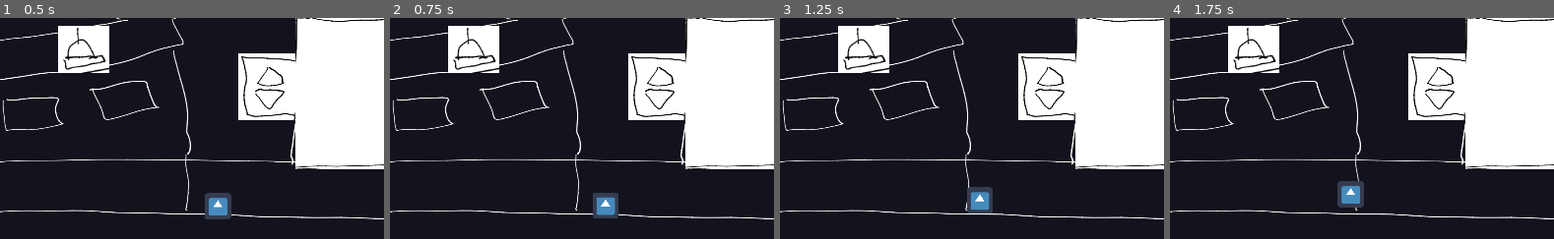
Above: before the commit, frames 1-4 (left to right).
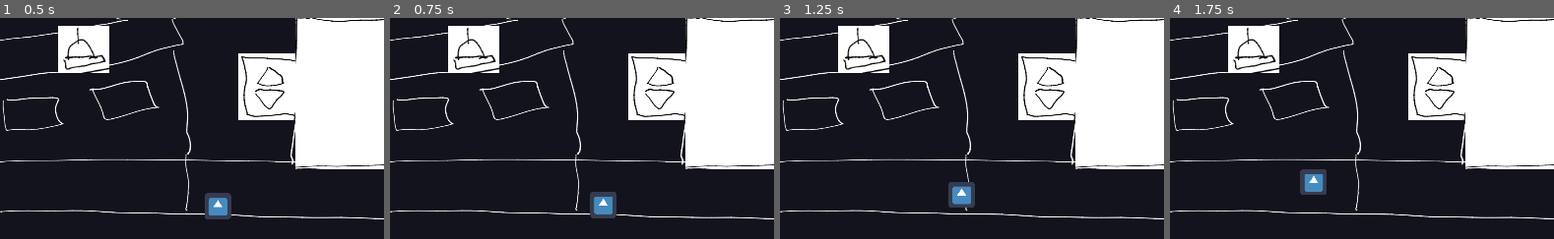
Above: after the commit, the same moments.

Repository: chippmann/dampfmechanische-einstellung
Game: Godot game, scene res://stages/00_Prologue.tscn
The game is run twice, just before and just after one commit, with the same random seed, the same clock (stepped at 60 frames per second) and the same inputs. The engine's default icon, where the game draws it, is replaced by a stand-in: a white triangle on a blue panel in a dark square. Sound files missing from this copy of the repository are replaced by a short silence.
Inputs (mouse positions are % of the whole screen's width and height, from its top left):
- Up to frame 1 (0.5 s): no input
- Up to frame 2 (0.75 s): click (38, 18) at 0.5 s
- Up to frame 3 (1.25 s): no input
- Up to frame 4 (1.75 s): click (26, 57) at 1.25 s
The pictures show only the part of the screen within x 15-65%, y 50-100%; the shares and areas given below are measured in that part.

Frame 1 is identical in both runs. In frame 2, 0.4% of the frame differs, in the area x 52-60%, y 78-91%; in frame 3, 1.4%; in frame 4, 1.6%, in the area x 33-51%, y 68-86%.

Commit message:
Increase player movement speed

Diff:
--- a/objects/player/Player.gd
+++ b/objects/player/Player.gd
@@ -1,7 +1,7 @@
 extends KinematicBody2D
 class_name Player
 
-export var movement_speed: int = 100
+export var movement_speed: int = 200
 
 export var body: NodePath
 onready var _body: Sprite = get_node(body)
--- a/objects/player/Player.tscn
+++ b/objects/player/Player.tscn
@@ -11,6 +11,7 @@
 texture = ExtResource( 2 )
 
 [node name="NavigationAgent2D" type="NavigationAgent2D" parent="."]
-target_desired_distance = 15.0
+path_desired_distance = 15.0
+target_desired_distance = 30.0
 
 [connection signal="navigation_finished" from="NavigationAgent2D" to="." method="_on_NavigationAgent2D_navigation_finished"]
